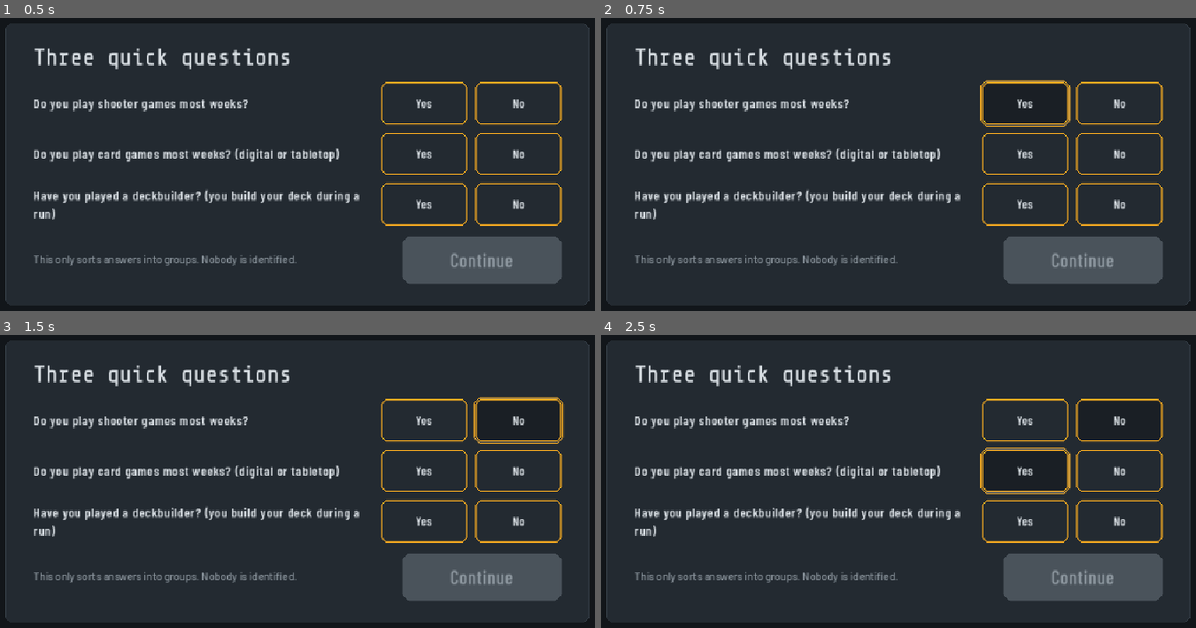
Above: before the commit, frames 1-4 (two rows, left to right).
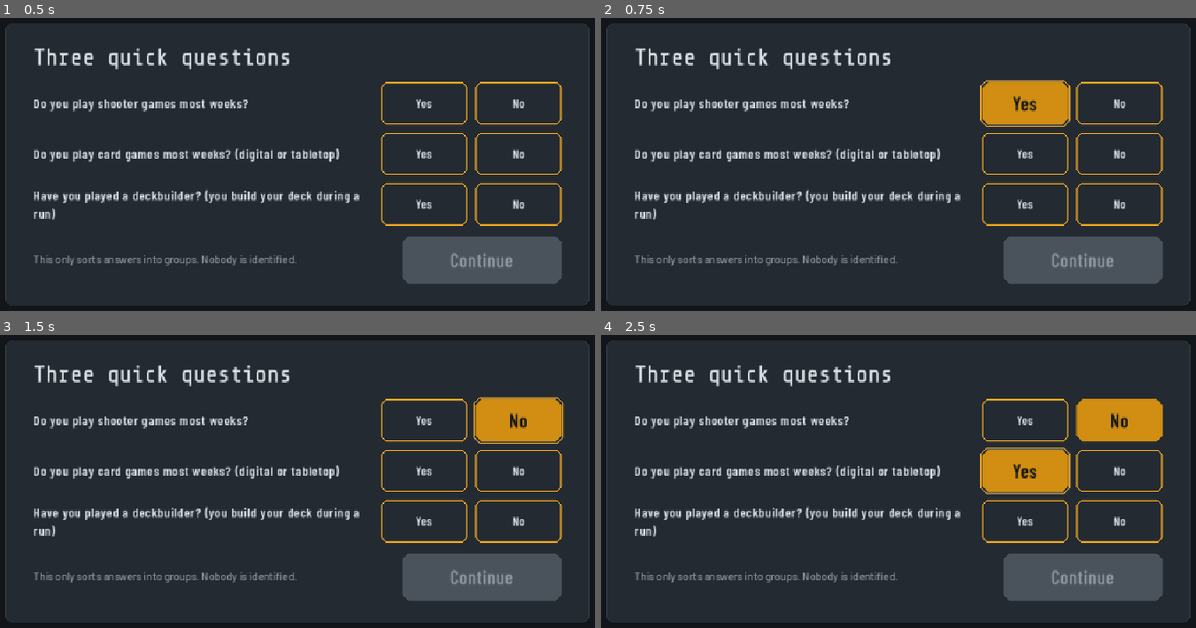
Above: after the commit, the same moments.

Repository: DeVoTeD-Qc/Gamestudio
Game: Godot game, scene res://scenes/survey/PreSurvey.tscn
Two runs of this game, one before a commit and one after it. Both use one fixed random seed, a clock stepped at 60 frames per second and the inputs below. This scene is started directly instead of the project's main scene.
Inputs (mouse positions are in pixels of both pictures, inside the frame that each line leads up to):
- Up to frame 1 (0.5 s): no input
- Up to frame 2 (0.75 s): click "Yes" at 0.5 s
- Up to frame 3 (1.5 s): click "No" at 1.25 s
- Up to frame 4 (2.5 s): move the mouse to (1053, 460) at 2.02 s; hold F (fast_forward) from 2.03 s (still down); hold R (end_turn) from 2.03 s (still down); click (1053, 460) at 2.17 s

Frame 1 is identical in both runs. In frame 2, 2.0% of the frame differs, in the area x 63-79%, y 21-37%; in frame 3, 2.1%; in frame 4, 4.1%, in the area x 63-95%, y 21-54%.

Commit message:
p16: playtest logger, consent and surveys
Consent-gated JSONL logger (schema v1, session id, monotonic time, 1 MB
rotation), consent screen, one-time pre-survey, end-of-run survey,
Download log via JavaScriptBridge on web and copy-summary fallback. No
personal data. 18 tests; phone layout checks. Wiring notes in
p16-playtest-wiring.md.

Co-Authored-By: Claude Opus 5.5 <noreply@anthropic.com>
Claude-Session: https://claude.ai/code/session_01JmVwVgoeVTdNBC1RfBf5V4

Diff:
--- a/projects/killstreak/source/project-killstreak/autoload/playtest_log.gd
+++ b/projects/killstreak/source/project-killstreak/autoload/playtest_log.gd
@@ -689,7 +689,7 @@
 		return
 	var counts: Dictionary = stats["inputs"]
 	counts[kind] = int(counts.get(kind, 0)) + 1
-	if not _inputs_seen.has(kind):
+	if enabled and not _inputs_seen.has(kind):
 		_inputs_seen[kind] = true
 		_write("input_type", {"kind": kind})
 
@@ -781,7 +781,7 @@
 		"embedded": page.get("embedded", false),
 		"mobile": mobile,
 		"touchscreen": DisplayServer.is_touchscreen_available(),
-		"device_class": _device_class(screen, mobile),
+		"device_class": _device_class(screen, mobile, DisplayServer.is_touchscreen_available()),
 		"engine": Engine.get_version_info().get("string", ""),
 		"build": String(ProjectSettings.get_setting("application/config/version", "")),
 		"screen": screen,
@@ -819,10 +819,12 @@
 	return OS.get_name().to_lower()
 
 
-static func _device_class(screen: Dictionary, mobile: bool) -> String:
+## phone / tablet / desktop from the OS tags, touch support and the short side in points
+## (a touch screen under 500 pt is a phone even when the browser reports a desktop OS).
+static func _device_class(screen: Dictionary, mobile: bool, touch: bool = false) -> String:
 	var pts: Array = screen.get("points", [0, 0])
 	var short_side: int = mini(int(pts[0]), int(pts[1]))
-	if mobile and short_side > 0 and short_side < 500:
+	if (mobile or touch) and short_side > 0 and short_side < 500:
 		return "phone"
 	if mobile:
 		return "tablet"
@@ -834,12 +836,14 @@
 	return "%dx%d pt @%sx" % [int(pts[0]), int(pts[1]), str(screen.get("pixel_ratio", 1.0))]
 
 
+## The pointer kind used most (touch / mouse / gamepad); keyboard only when nothing else was used,
+## since typing the open answer would otherwise outvote the taps.
 func _primary_input() -> String:
 	var counts: Dictionary = stats["inputs"]
-	var best: String = "none"
+	var best: String = "keyboard" if counts.has("keyboard") else "none"
 	var most: int = 0
 	for kind: String in counts:
-		if int(counts[kind]) > most:
+		if kind != "keyboard" and int(counts[kind]) > most:
 			most = int(counts[kind])
 			best = kind
 	return best
--- a/projects/killstreak/source/project-killstreak/scripts/survey/end_survey.gd
+++ b/projects/killstreak/source/project-killstreak/scripts/survey/end_survey.gd
@@ -137,7 +137,7 @@
 	_progress.text = "Question %d of %d" % [i + 1, _statement_count() + 1]
 	var current: int = int(answers.get("q%d" % (i + 1), 0))
 	for b: int in _scale_buttons.size():
-		_scale_buttons[b].set_pressed_no_signal(b + 1 == current)
+		mark_selected(_scale_buttons[b], b + 1 == current)
 	_back_button.disabled = i == 0
 	_set_page(_statement_page)
 	announce(StringName("end_survey_q%d" % (i + 1)))
--- a/projects/killstreak/source/project-killstreak/scripts/survey/pre_survey.gd
+++ b/projects/killstreak/source/project-killstreak/scripts/survey/pre_survey.gd
@@ -33,8 +33,8 @@
 func answer(key: String, value: bool) -> void:
 	answers[key] = value
 	var row: Node = _rows.get_child(KEYS.find(key))
-	(row.get_node("Yes") as Button).set_pressed_no_signal(value)
-	(row.get_node("No") as Button).set_pressed_no_signal(not value)
+	mark_selected(row.get_node("Yes"), value)
+	mark_selected(row.get_node("No"), not value)
 	_refresh()
 
 
--- a/projects/killstreak/source/project-killstreak/scripts/survey/survey_screen.gd
+++ b/projects/killstreak/source/project-killstreak/scripts/survey/survey_screen.gd
@@ -31,6 +31,13 @@
 		bus.screen_shown.emit(screen)
 
 
+## Marks a choice button as picked. The HudButton pressed style is too close to normal to read
+## on a phone, so a picked answer switches to the filled ReadyButton look (theme variations only).
+static func mark_selected(button: Button, selected: bool) -> void:
+	button.set_pressed_no_signal(selected)
+	button.theme_type_variation = &"ReadyButton" if selected else &"HudButton"
+
+
 func finish(scene: String = next_scene) -> void:
 	finished.emit()
 	if scene == "" or not is_inside_tree():
--- a/projects/killstreak/source/project-killstreak/tests/test_playtest_log.gd
+++ b/projects/killstreak/source/project-killstreak/tests/test_playtest_log.gd
@@ -312,3 +312,27 @@
 	assert_false(result["ok"], "nothing to export")
 	assert_true(String(result["error"]) != "", "error text")
 	_restore(plog)
+
+
+func test_device_class() -> void:
+	var phone: Dictionary = {"points": [844, 390]}
+	var ipad: Dictionary = {"points": [1024, 768]}
+	assert_eq(PlaytestLogScript._device_class(phone, true), "phone", "mobile OS, short side 390")
+	assert_eq(PlaytestLogScript._device_class(phone, false, true), "phone", "touch screen, short side 390")
+	assert_eq(PlaytestLogScript._device_class(ipad, true, true), "tablet", "iPad")
+	assert_eq(PlaytestLogScript._device_class(ipad, false, true), "desktop", "touch laptop")
+	assert_eq(PlaytestLogScript._device_class(phone, false, false), "desktop", "small desktop window")
+
+
+func test_input_type_only_logged_after_consent() -> void:
+	var plog: Node = _plog()
+	var touch: InputEventScreenTouch = InputEventScreenTouch.new()
+	touch.pressed = true
+	plog._input(touch)
+	plog.set_consent(true)
+	plog._input(touch)
+	plog._input(touch)
+	var lines: Array[Dictionary] = _by_event(plog.read_entries(), "input_type")
+	assert_eq(lines.size(), 1, "first touch after consent logged once")
+	assert_eq(int(plog.stats["inputs"]["touch"]), 3, "all touches counted for the summary")
+	_restore(plog)
--- a/projects/killstreak/source/project-killstreak/tests/test_survey_screens.gd
+++ b/projects/killstreak/source/project-killstreak/tests/test_survey_screens.gd
@@ -156,6 +156,8 @@
 	(rows.get_child(2).get_node("Yes") as Button).pressed.emit()
 	assert_false(cont.disabled, "all three answered")
 	assert_true((rows.get_child(1).get_node("Yes") as Button).button_pressed, "tapped answer shows as pressed")
+	assert_eq((rows.get_child(1).get_node("Yes") as Button).theme_type_variation, &"ReadyButton", "picked answer is filled")
+	assert_eq((rows.get_child(1).get_node("No") as Button).theme_type_variation, &"HudButton", "other answer is plain")
 	cont.pressed.emit()
 	assert_eq(plog.segment(), "card", "segment from taps")
 	var lines: Array = plog.read_entries().filter(func(e: Dictionary) -> bool: return e["event"] == "pre_survey")
@@ -174,6 +176,7 @@
 	(scale.get_child(3) as Button).pressed.emit()  # q2 = 4
 	(node.get_node("%BackButton") as Button).pressed.emit()  # back to q2
 	assert_true((scale.get_child(3) as Button).button_pressed, "previous answer shown on back")
+	assert_eq((scale.get_child(3) as Button).theme_type_variation, &"ReadyButton", "previous answer is filled")
 	(scale.get_child(1) as Button).pressed.emit()  # q2 = 2 (changed)
 	(node.get_node("%SkipButton") as Button).pressed.emit()  # q3 skipped
 	(scale.get_child(2) as Button).pressed.emit()  # q4 = 3
Not shown, added: projects/killstreak/documentation/production/p16-playtest-wiring.md
